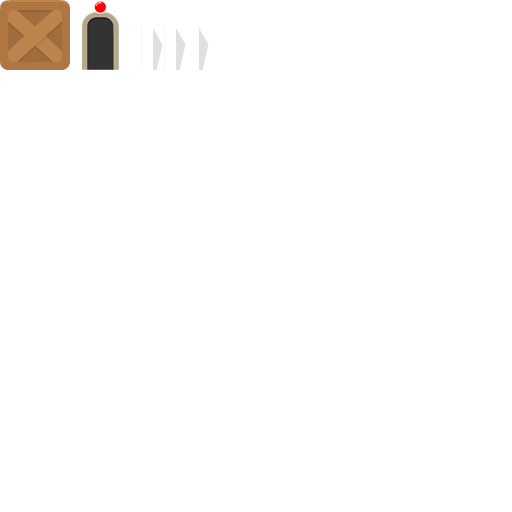
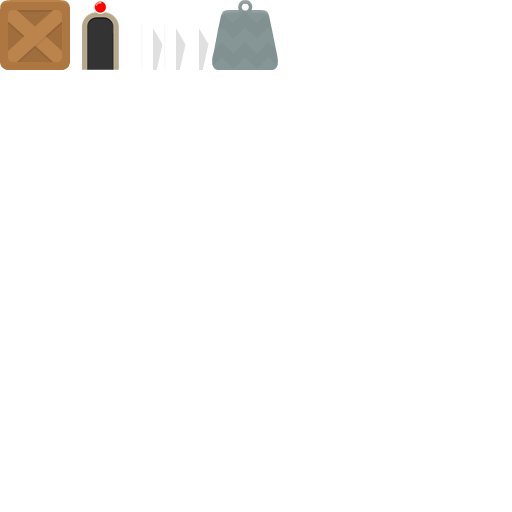
Before/after of a 512px x 512px layered artwork. What changed in the layer stack:
added layer "Layer 4" above "Layer 3" over (x1=212, y1=0, x2=278, y2=70)
